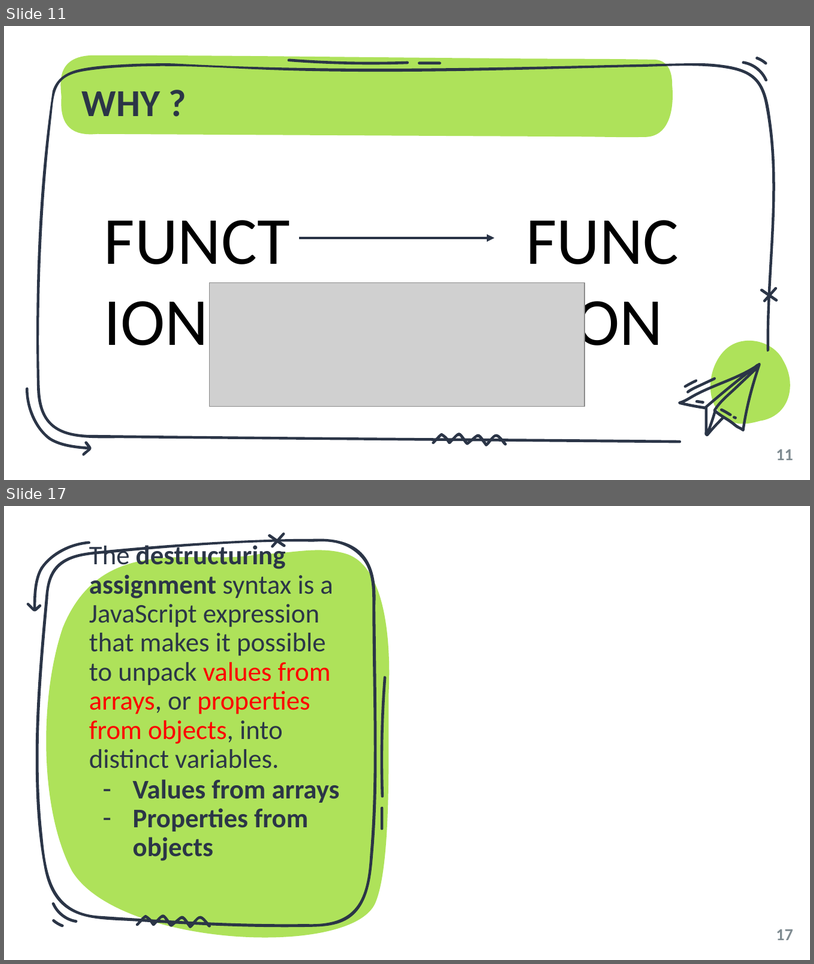
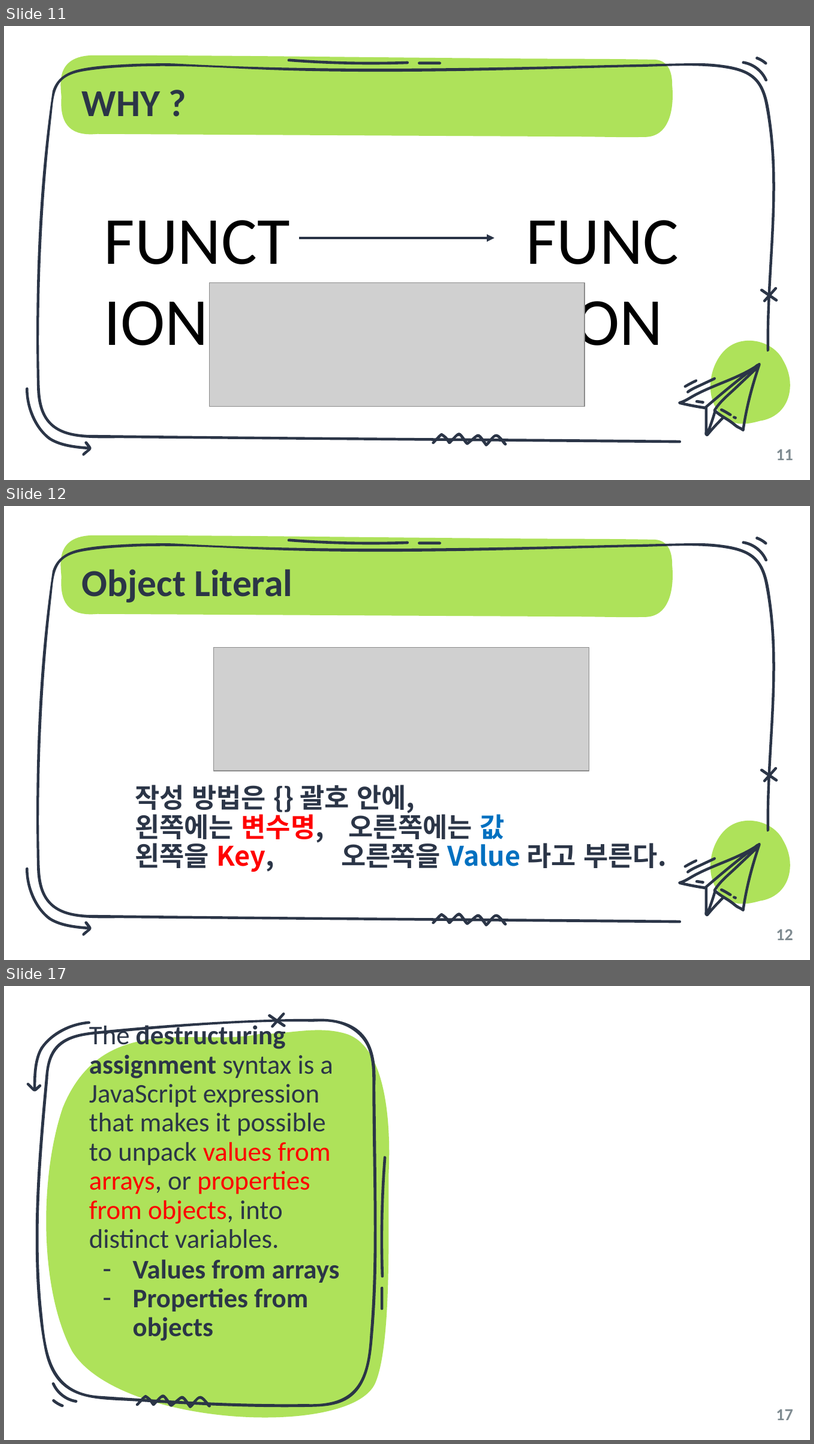
Before and after one commit to unchaptered/Sailing99, a slide deck: 006_tech_pr/object-literal and destructuring.pptx. Shown one above the other, each under a label of ours: slides 11 and 17 before the commit, slides 11, 12 and 17 after it; the slides between them are not shown. The pictures are 814x964 and 814x1444 pixels, drawn with LibreOffice and Linux fonts; fonts in the diff are those of the drawing; grey boxes stand for pictures; background and template pictures are left out. Boxes give left, top, right and bottom in pixels: in the first picture for what was removed or moved away, otherwise in the second. Text is boxed around its words. In the diff, an @@ line names an element or a change of style, - is before the commit and + after.

```diff
--- a/006_tech_pr/object-literal and destructuring.pptx
+++ b/006_tech_pr/object-literal and destructuring.pptx
@@ slide 12 added at (x1=4, y1=506, x2=810, y2=960), background #FFFFFF; not listed: 10 template elements that a slide beside it also shows @@
@@ title added at (x1=82, y1=569, x2=293, y2=603), 34 pt, text #2B3547, bold @@
+Object Literal
@@ picture added at (x1=213, y1=647, x2=590, y2=771) @@
@@ text added at (x1=135, y1=784, x2=666, y2=871), 24 pt, text #2B3547, bold @@
+작성 방법은 {} 괄호 안에,
+왼쪽에는 변수명, 오른쪽에는 값
+왼쪽을 Key, 오른쪽을 Value 라고 부른다.
@@ freeform shape added at (x1=678, y1=842, x2=761, y2=916), fill #2B3547 @@
@@ page number added at (x1=776, y1=928, x2=793, y2=940), 15 pt, text #7F8B91, bold @@
+12
```
Also in this commit, not shown: 12 slides changed, 1 other slide added, 1 other file.
